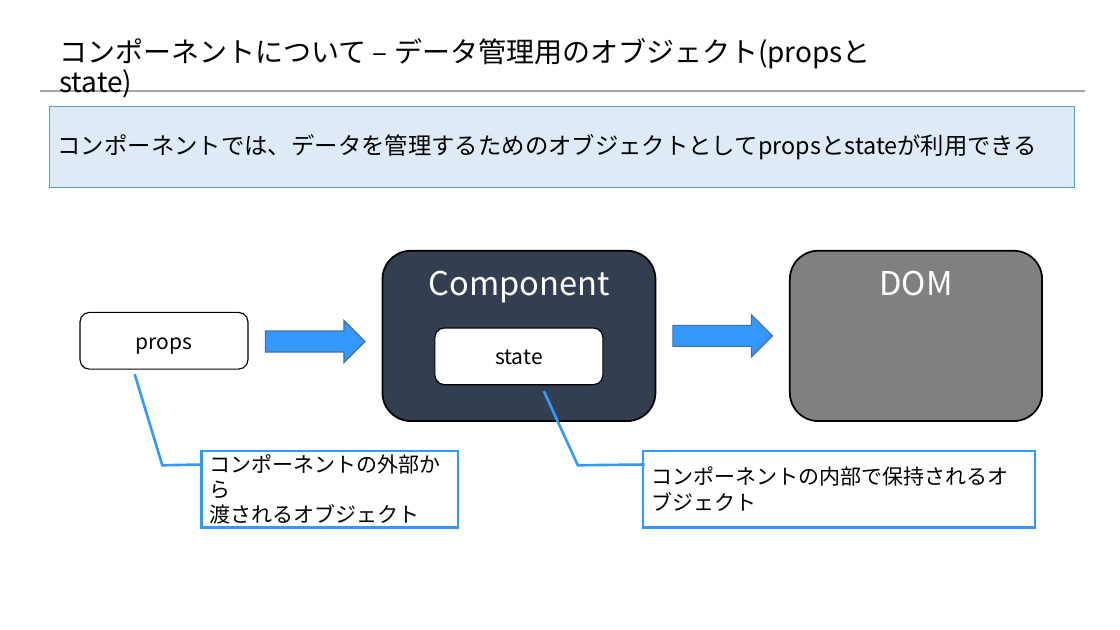
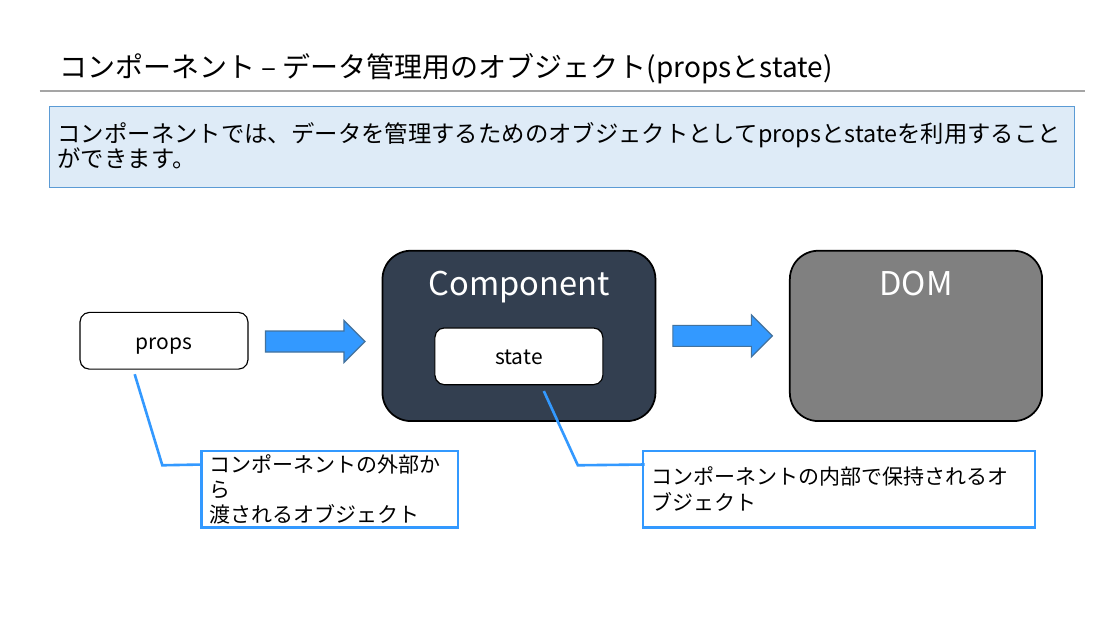
Before and after one commit to 2018SYSTEMI34/diary, a slide deck: slide 4 of doc/02_SlideShare/01.ネタ/２_Reactの基礎/2-2_Reactの基礎知識 ～コンポーネント編～.pptx. Drawn at 1120x630 pixels with LibreOffice and Linux fonts; fonts in the diff are those of the drawing; background and template pictures are left out. Boxes give left, top, right and bottom in pixels: in the first picture for what was removed or moved away, otherwise in the second. Text is boxed around its words. In the diff, an @@ line names an element or a change of style, - is before the commit and + after.

```diff
--- a/doc/02_SlideShare/01.ネタ/２_Reactの基礎/2-2_Reactの基礎知識 ～コンポーネント編～.pptx
+++ b/doc/02_SlideShare/01.ネタ/２_Reactの基礎/2-2_Reactの基礎知識 ～コンポーネント編～.pptx
@@ title at (x1=59, y1=53, x2=833, y2=84): text changed @@
-コンポーネントについて – データ管理用のオブジェクト(propsとstate)
+コンポーネント – データ管理用のオブジェクト(propsとstate)
@@ text in rectangle at (x1=58, y1=122, x2=1061, y2=169): text changed @@
-コンポーネントでは、データを管理するためのオブジェクトとしてpropsとstateが利用できる
+コンポーネントでは、データを管理するためのオブジェクトとしてpropsとstateを利用することができます。
```
Also in this commit, not shown: 7 other slides changed, 2 other files.
